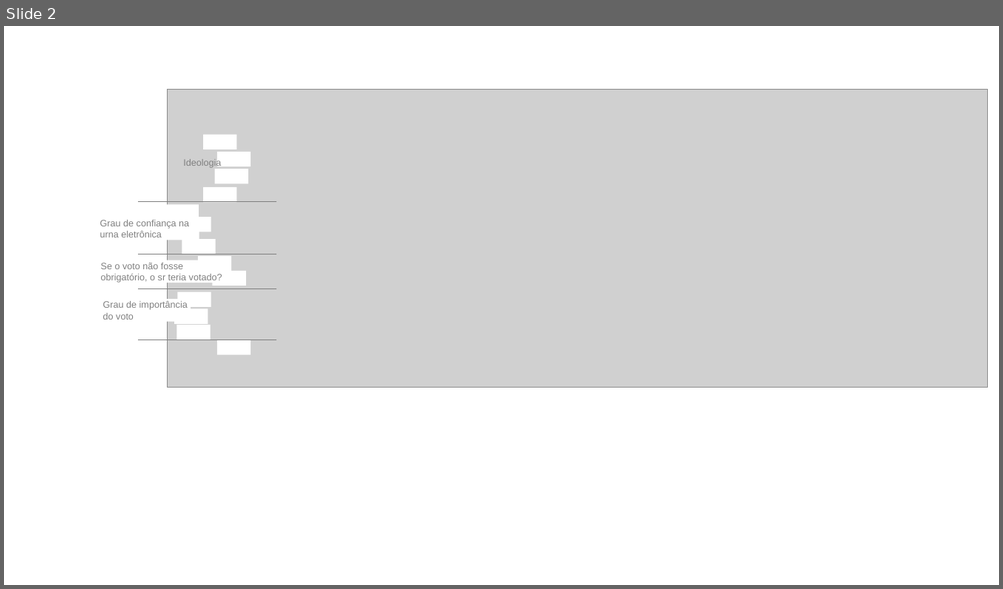
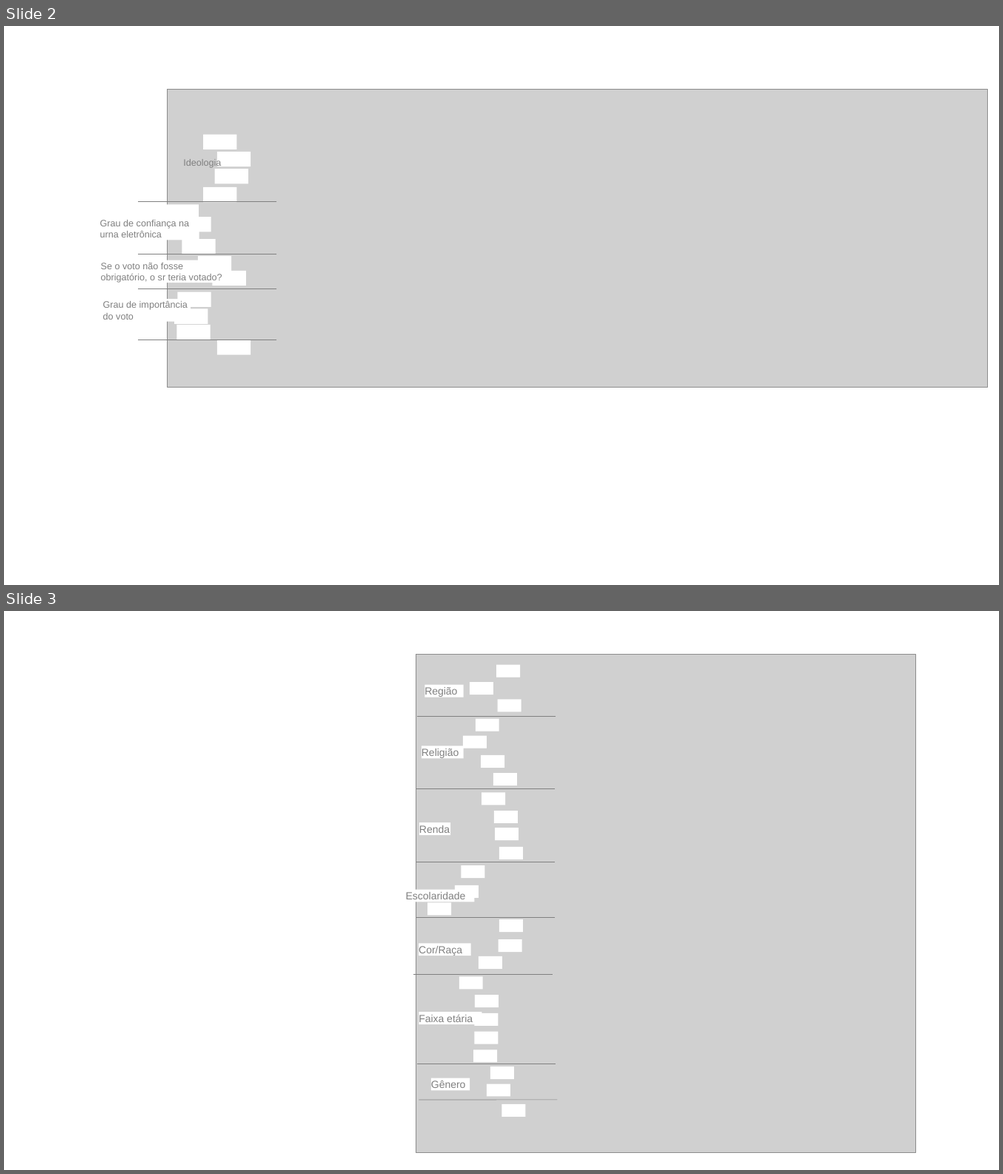
Before and after one commit to GIEL-Investigacao-Eleitoral/experimento_lista, a slide deck: anpocs/Apresentação1.pptx. Shown one above the other, each under a label of ours: slide 2 before the commit, slides 2 and 3 after it. The pictures are 1003x589 and 1003x1174 pixels, drawn with LibreOffice and Linux fonts; fonts in the diff are those of the drawing; grey boxes stand for pictures. Boxes give left, top, right and bottom in pixels: in the first picture for what was removed or moved away, otherwise in the second. Text is boxed around its words. In the diff, an @@ line names an element or a change of style, - is before the commit and + after.

```diff
--- a/anpocs/Apresentação1.pptx
+++ b/anpocs/Apresentação1.pptx
@@ slide 3 added at box(4, 611, 999, 1170), background #FFFFFF @@
@@ group added at box(405, 654, 916, 1153): 32 rectangles, 7 lines, 1 picture @@
+Religião
+Região
+Renda
+Cor/Raça
+Faixa etária
+Gênero
+Escolaridade
```
Also in this commit, not shown: 1 other slide added, 3 other files.
